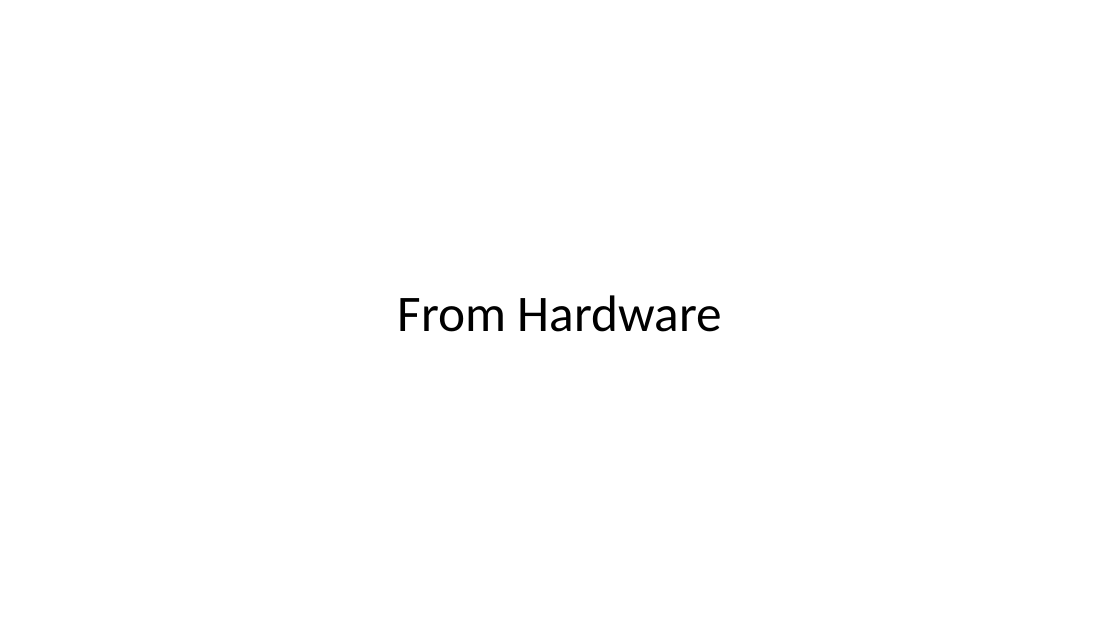
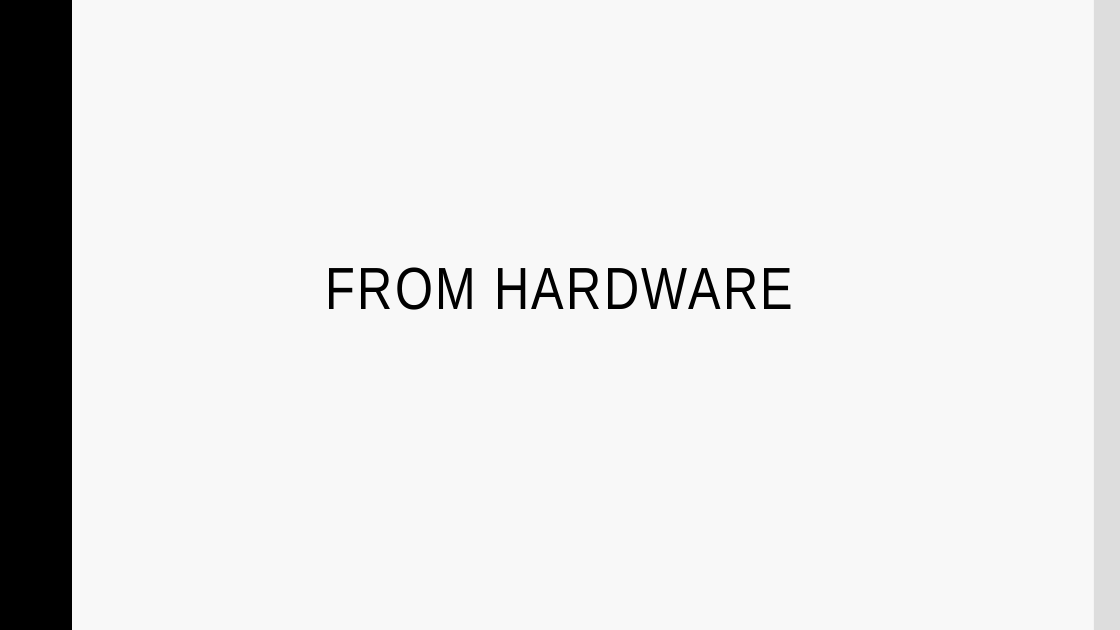
Before and after one commit to Frizzbii/Serious-Game-MMI, a slide deck: slide 13 of presentation.pptx (slide 10 before the commit). Drawn at 1120x630 pixels with LibreOffice and Linux fonts; fonts in the diff are those of the drawing; background and template pictures are left out. Boxes give left, top, right and bottom in pixels: in the first picture for what was removed or moved away, otherwise in the second. Text is boxed around its words. In the diff, an @@ line names an element or a change of style, - is before the commit and + after.

```diff
--- a/presentation.pptx
+++ b/presentation.pptx
@@ background #FFFFFF to #F8F8F8 @@
@@ rectangle added at <box>0,0,71,630</box>, fill #000000, outline #000000 1 pt @@
@@ rectangle added at <box>1094,0,1120,630</box>, fill #DDDDDD @@
@@ title "FROM HARDWARE" at <box>326,267,794,310</box>: vertical alignment middle to top @@
@@ title at <box>326,267,794,310</box>: text changed; size 44 to 51 pt; font Calibri to Arial Narrow @@
-From Hardware
+FROM HARDWARE
```
Also in this commit, not shown: 11 other slides changed, 4 slides added, 8 slides removed.
